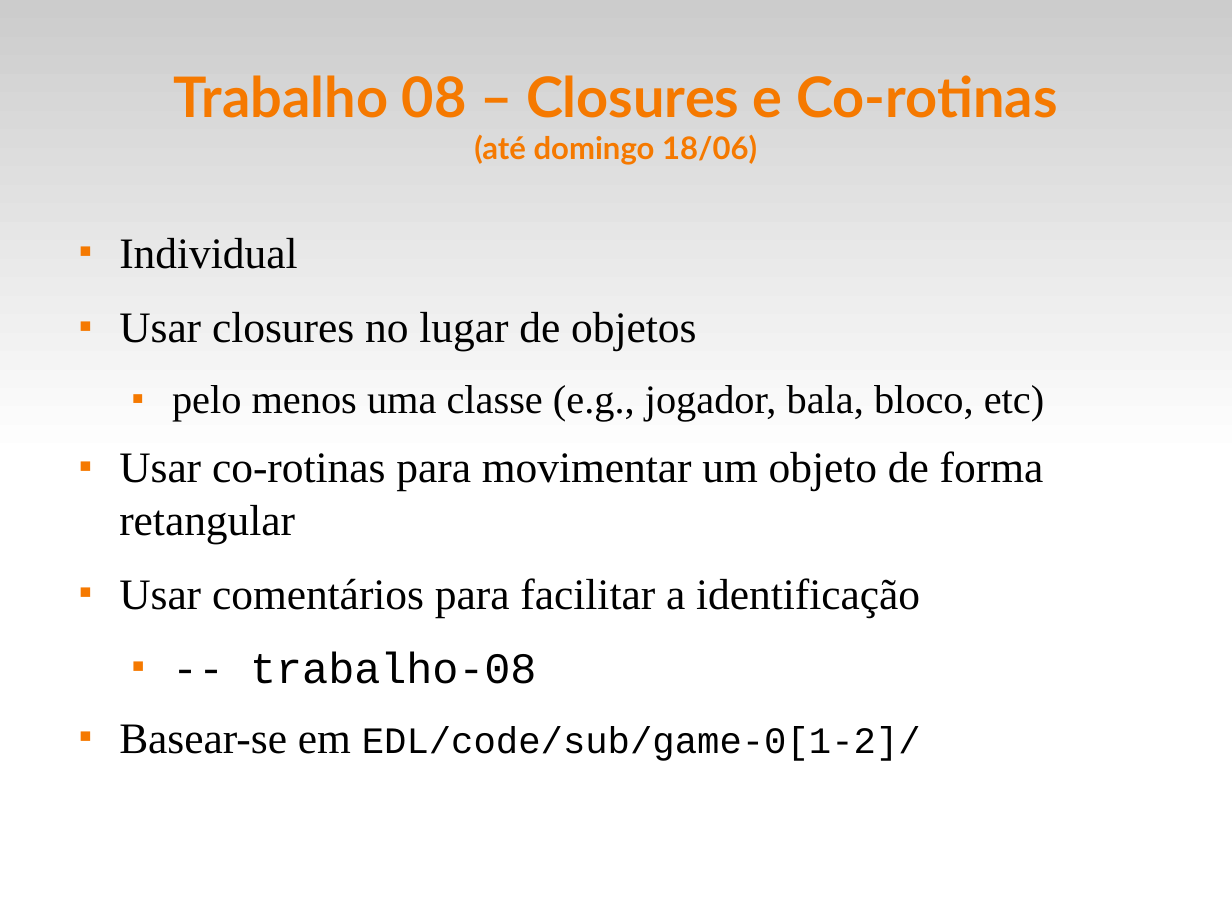
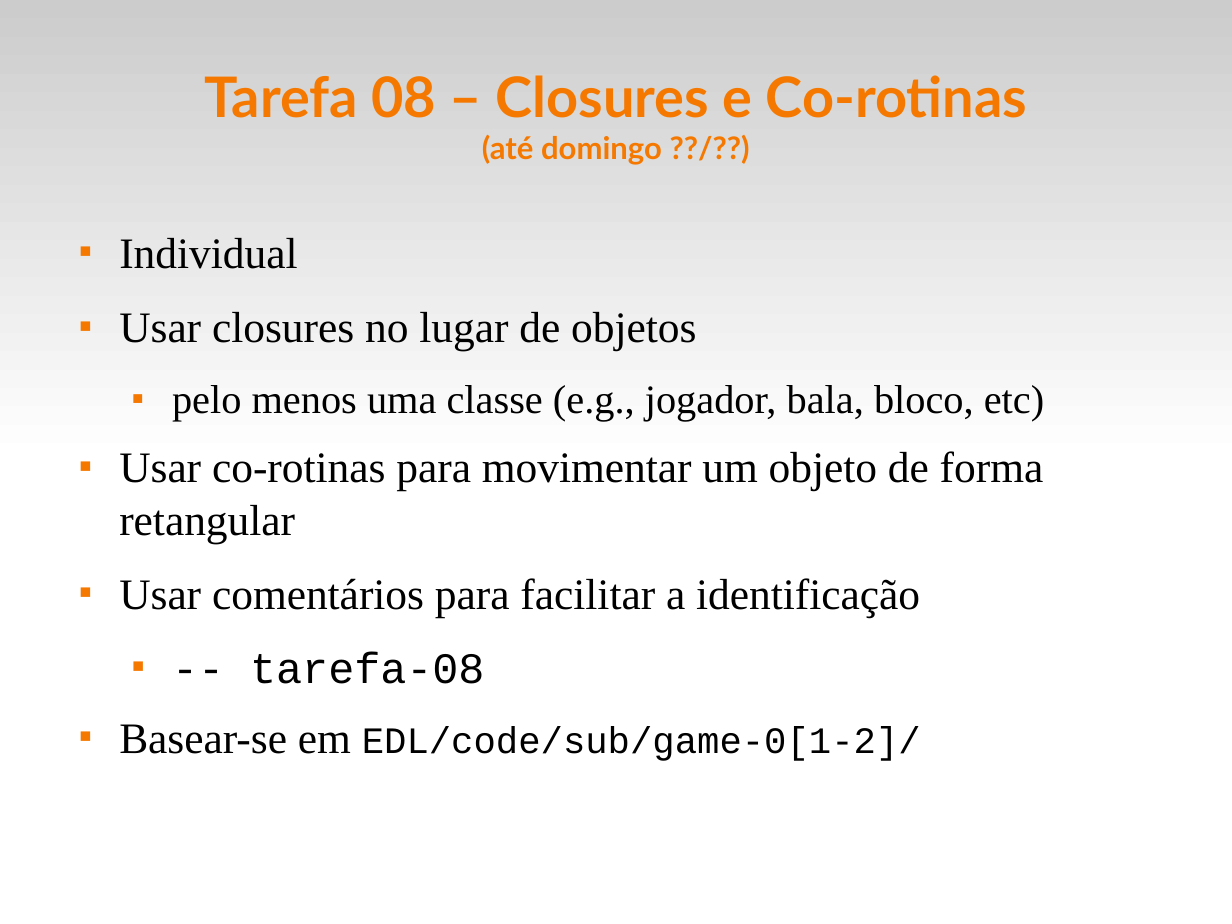
Before and after one commit to fsantanna-uerj/EDL, a slide deck: slide 16 of slides/edl-00.odp (slide 11 before the commit). Drawn at 1232x924 pixels with LibreOffice and Linux fonts; fonts in the diff are those of the drawing. Boxes give left, top, right and bottom in pixels: in the first picture for what was removed or moved away, otherwise in the second. Text is boxed around its words. In the diff, an @@ line names an element or a change of style, - is before the commit and + after.

```diff
--- a/slides/edl-00.odp
+++ b/slides/edl-00.odp
@@ title at [204, 75, 1027, 165]: text changed @@
-Trabalho 08 – Closures e Co-rotinas
-(até domingo 18/06)
+Tarefa 08 – Closures e Co-rotinas
+(até domingo ??/??)
@@ text at [250, 651, 484, 684]: text changed @@
-  ■ -- trabalho-08
+  ■ -- tarefa-08
```
Also in this commit, not shown: 11 other slides changed, 3 slides removed, 9 other files.
